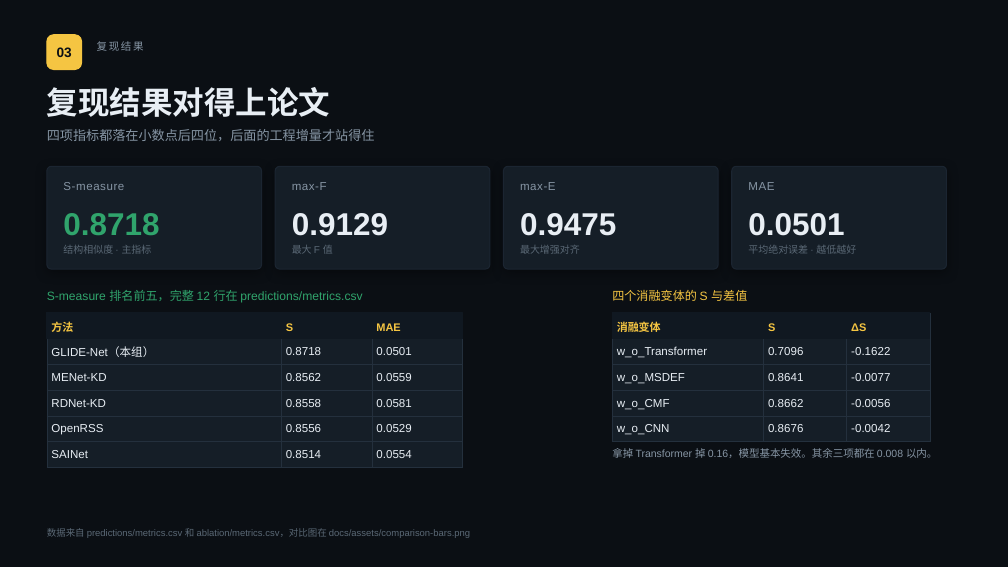
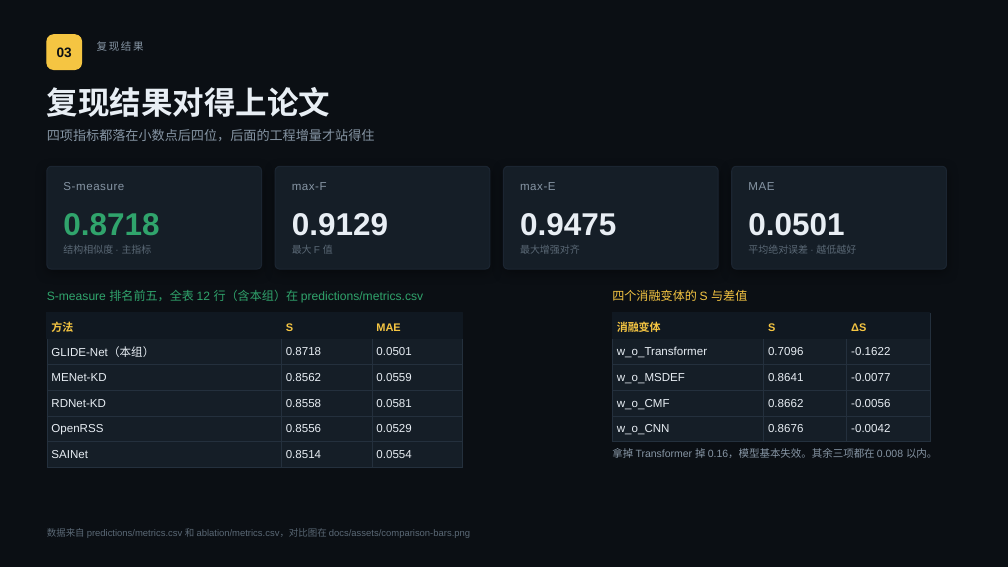
Before and after one commit to relight-developer/GLIDE-Net, a slide deck: slide 4 of docs/slides.pptx. Drawn at 1008x567 pixels with LibreOffice and Linux fonts; fonts in the diff are those of the drawing. Boxes give left, top, right and bottom in pixels: in the first picture for what was removed or moved away, otherwise in the second. Text is boxed around its words. In the diff, an @@ line names an element or a change of style, - is before the commit and + after.

```diff
--- a/docs/slides.pptx
+++ b/docs/slides.pptx
@@ text at (47,290,423,302): text changed @@
-S-measure 排名前五，完整 12 行在 predictions/metrics.csv
+S-measure 排名前五，全表 12 行（含本组）在 predictions/metrics.csv
```
Also in this commit, not shown: 2 other slides changed, 3 other files.
